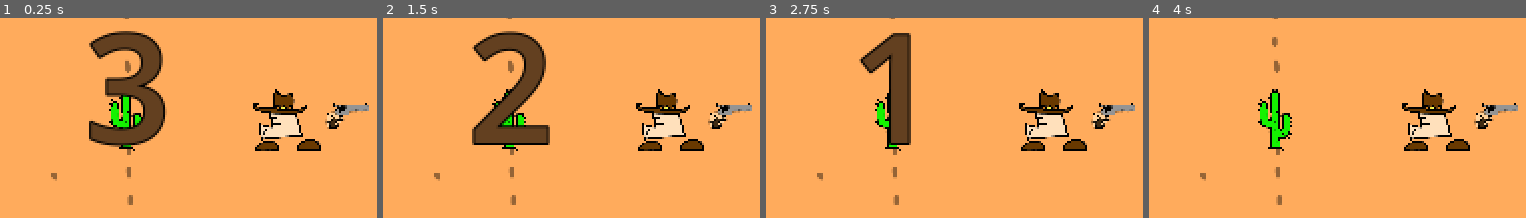
Above: before the commit, frames 1-4 (left to right).
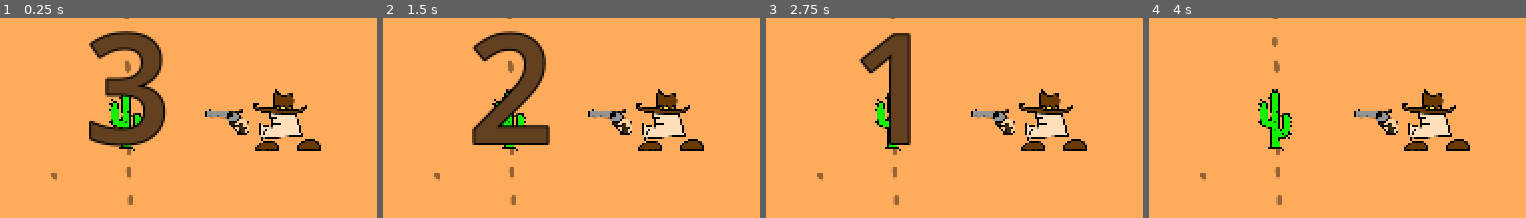
Above: after the commit, the same moments.

Repository: scrr-az/JD_prelim_proj
Game: Godot game, scene res://scenes/level1.tscn
Two runs of this game, one before a commit and one after it. Both use one fixed random seed, a clock stepped at 60 frames per second and the inputs below. This scene is started directly instead of the project's main scene. Sound files missing from this copy of the repository are replaced by a short silence.
Inputs (mouse positions are % of the whole screen's width and height, from its top left):
- Up to frame 1 (0.25 s): no input
- Up to frame 2 (1.5 s): tap Enter at 0.5 s; move the mouse to (45, 70) at 0.52 s; hold W (p1_up) from 0.53 s (still down); click (45, 70) at 0.6 s; tap Space at 1.25 s; move the mouse to (82, 65) at 1.27 s; tap Down (p2_down) at 1.35 s
- Up to frame 3 (2.75 s): move the mouse to (18, 35) at 2.02 s; release W (p1_up) at 2.03 s; hold A (p1_left) from 2.03 s (still down); hold Left (p2_left) from 2.03 s (still down)
- Up to frame 4 (4 s): tap Enter at 2.75 s; move the mouse to (55, 50) at 2.77 s; release Left (p2_left) at 2.78 s; tap Right (p2_right) at 2.85 s; tap Space at 3.5 s; move the mouse to (34, 25) at 3.52 s; release A (p1_left) at 3.53 s; hold S (p1_down) from 3.53 s (still down); hold Up (p2_up) from 3.53 s (still down)
The pictures show only the part of the screen within x 34-84%, y 24-74%; the shares and areas given below are measured in that part.

The runs differ from the first frame. In frame 1, 1.4% of the frame differs, in the area x 54-98%, y 42-59%; in frame 2, 1.4%; in frame 3, 1.4%; in frame 4, 1.4%.

Commit message:
Fixed hand rotation.

Diff:
--- a/scripts/player.gd
+++ b/scripts/player.gd
@@ -19,7 +19,10 @@
 
 func _ready() -> void:
 	if not is_p1:
-		$SpriteWalk.flip_h = 1
+		$SpriteWalk.flip_h = true
+		$Hand.rotation_degrees = -180
+		$Hand/HandSprite.flip_v = true
+	#pass
 
 func _physics_process(delta):
 	if is_p1:
@@ -36,11 +39,17 @@
 		if rotation != target_angle:									# points hand to angle
 			$Hand.rotation = target_angle
 
+	if $Hand.rotation_degrees > -90 and $Hand.rotation_degrees < 90:
+		$Hand/HandSprite.flip_v = false
+	else:
+		$Hand/HandSprite.flip_v = true
+
 	if Input.is_action_just_pressed("p1_shoot") and is_p1:				# p1 shoots
 		change_bullet_color()
 	if Input.is_action_just_pressed("p2_shoot") and not is_p1:			# p2 shoots
 		change_bullet_color()
 
+	$Hand.rotation_degrees = wrapf($Hand.rotation_degrees, -180.0, 180.0)
 	player_movement(delta)
 
 func get_input():
@@ -82,6 +91,8 @@
 func fire():											## creates bullet, plays sound
 	if not round_over && bullet_counter > 0:
 		var bullet = bullet_scene.instantiate()
+
+		#print($Hand.rotation_degrees)
 
 		bullet.get_node("BulletSprite").modulate = bullet_color
 		bullet.rot=$Hand.rotation
